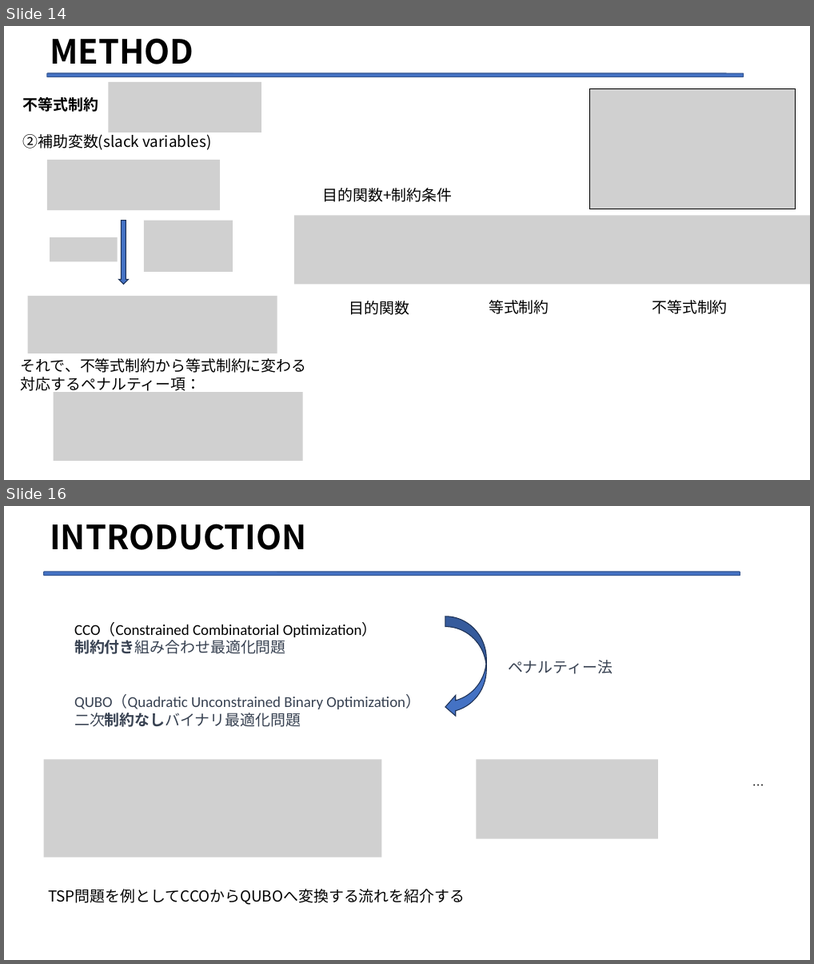
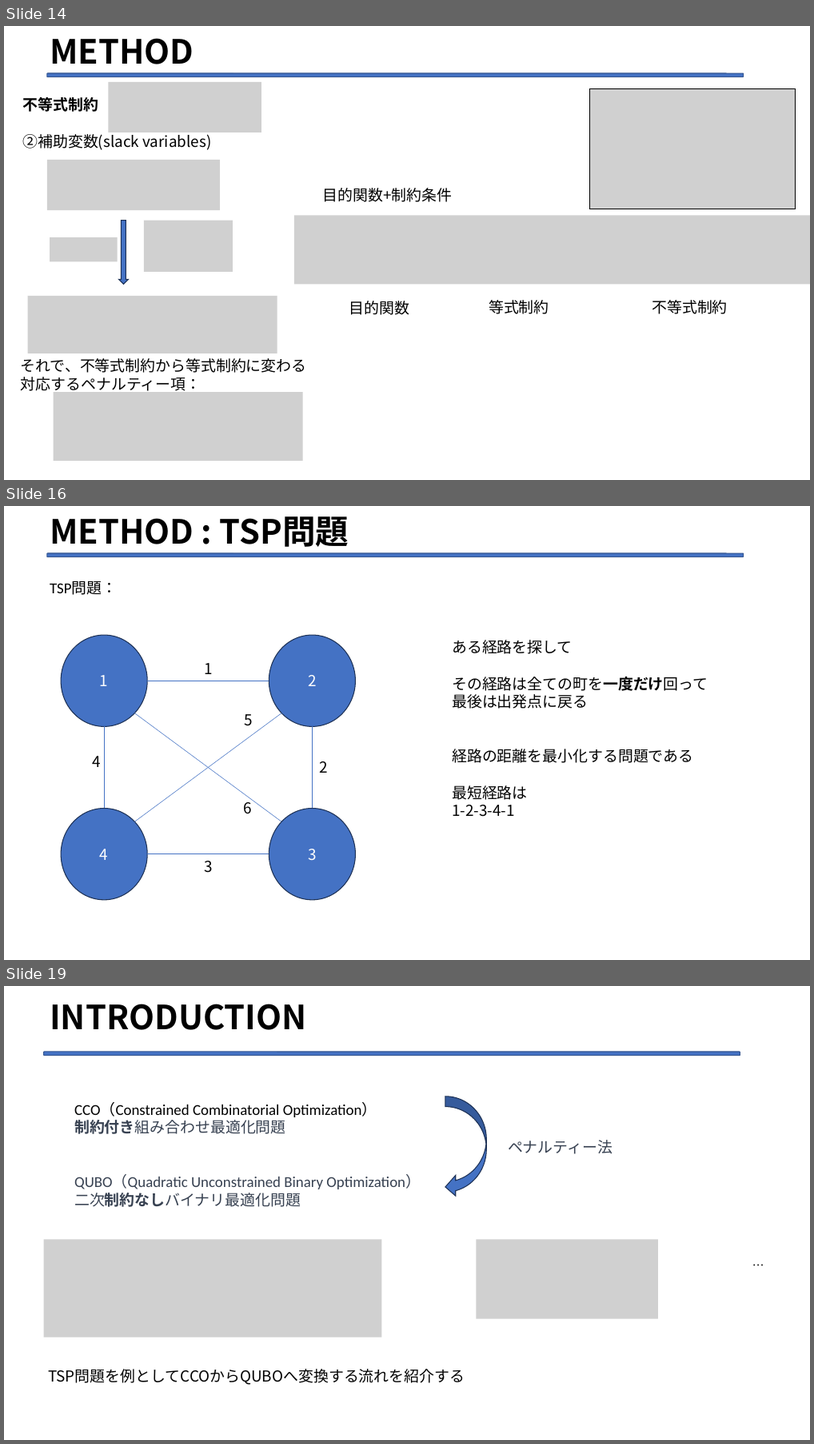
Before and after one commit to Legolas9999/zemi, a slide deck: 第二次/lcj_ron_zemi2.pptx. Shown one above the other, each under a label of ours: slides 14 and 16 before the commit, slides 14, 16 and 19 after it; the slides between them are not shown. The pictures are 814x964 and 814x1444 pixels, drawn with LibreOffice and Linux fonts; fonts in the diff are those of the drawing; grey boxes stand for pictures. Boxes give left, top, right and bottom in pixels: in the first picture for what was removed or moved away, otherwise in the second. Text is boxed around its words. In the diff, an @@ line names an element or a change of style, - is before the commit and + after.

```diff
--- a/第二次/lcj_ron_zemi2.pptx
+++ b/第二次/lcj_ron_zemi2.pptx
@@ slide 16 added at (x1=4, y1=506, x2=810, y2=960), background #FFFFFF @@
@@ title added at (x1=50, y1=516, x2=349, y2=547), 39.6 pt, text #000000, bold @@
+METHOD : TSP問題
@@ rounded rectangle added at (x1=47, y1=553, x2=744, y2=557), fill #4472C4, outline #325491 1 pt @@
@@ text added at (x1=50, y1=581, x2=117, y2=595), 18 pt, text #000000 @@
+TSP問題：
@@ group added at (x1=61, y1=635, x2=355, y2=900): 4 ellipses @@
+1
+4
+3
+2
@@ text added at (x1=452, y1=640, x2=708, y2=763), 18 pt, text #000000 @@
+ある経路を探して
+その経路は全ての町を一度だけ回って
+最後は出発点に戻る
+経路の距離を最小化する問題である
+最短経路は
+1-2-3-4-1
@@ text added at (x1=204, y1=663, x2=212, y2=674), 18 pt, text #000000 @@
+1
@@ line added from (147, 681) to (269, 681), #4472C4 0.5 pt @@
@@ line added from (282, 713) to (134, 822), #4472C4 0.5 pt @@
@@ line added from (134, 713) to (282, 822), #4472C4 0.5 pt @@
@@ text added at (x1=245, y1=714, x2=253, y2=726), 18 pt, text #000000 @@
+5
@@ line added from (105, 726) to (105, 808), #4472C4 0.5 pt @@
@@ line added from (313, 808) to (313, 726), #4472C4 0.5 pt @@
@@ text added at (x1=93, y1=756, x2=101, y2=767), 18 pt, text #000000 @@
+4
@@ text added at (x1=319, y1=761, x2=327, y2=772), 18 pt, text #000000 @@
+2
@@ text added at (x1=243, y1=798, x2=251, y2=814), 18 pt, text #000000 @@
+6
@@ line added from (147, 854) to (269, 854), #4472C4 0.5 pt @@
@@ text added at (x1=204, y1=860, x2=212, y2=872), 18 pt, text #000000 @@
+3
@@ what was slide 16 is now slide 19 @@
```
Also in this commit, not shown: 1 slide changed, 2 other slides added.
